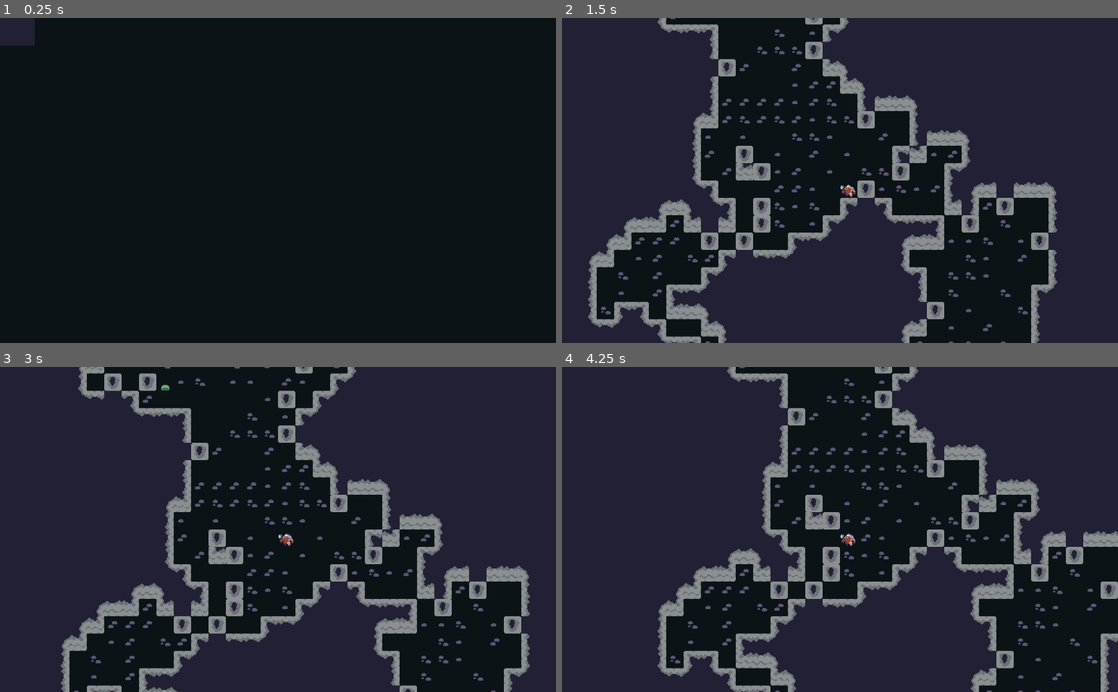
Above: before the commit, frames 1-4 (two rows, left to right).
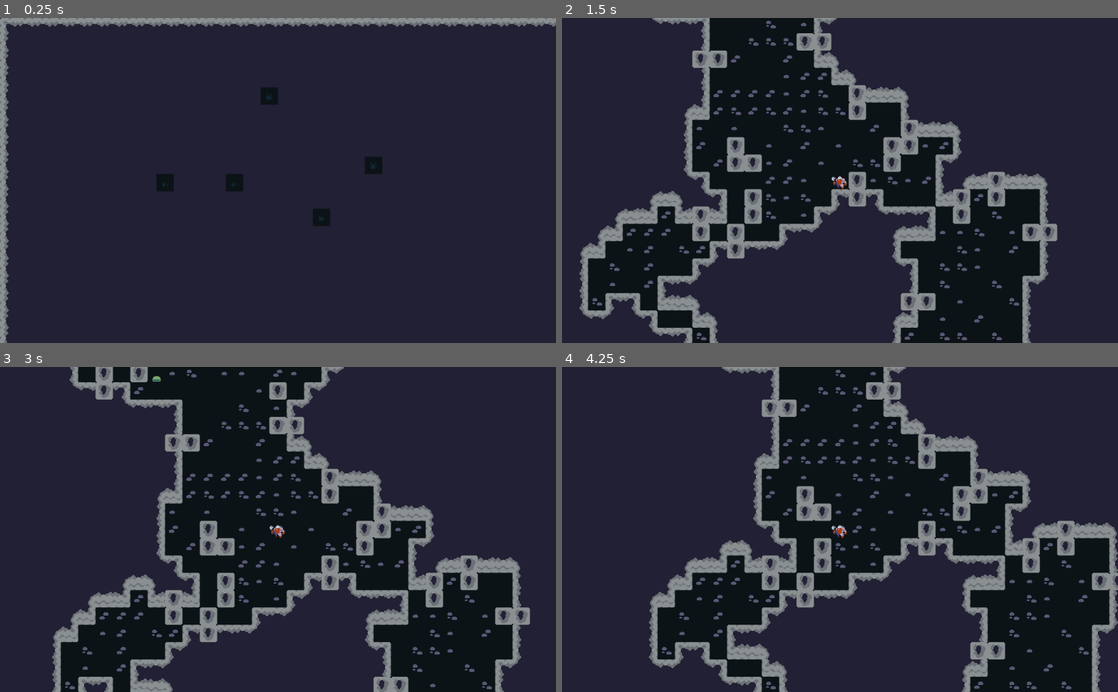
Above: after the commit, the same moments.

Repository: KaizNike/Breath-of-the-Roguelike
Game: Godot game, scene res://src/Scenes/CaveWorld.tscn
Two runs of this game, one before a commit and one after it. Both use one fixed random seed, a clock stepped at 60 frames per second and the inputs below. The project has no main scene, so this scene is started directly.
Inputs:
- Up to frame 1 (0.25 s): no input
- Up to frame 2 (1.5 s): hold C (corner_move_backright) 0.53-1.28 s; hold F (move_fall) 0.53-1.28 s; hold Z (corner_move_backleft) from 1.28 s (still down); tap R (move_rise) at 1.35 s
- Up to frame 3 (3 s): tap Enter at 2 s; release Z (corner_move_backleft) at 2.03 s; hold C (corner_move_backright) 2.03-2.78 s; hold F (move_fall) 2.03-2.78 s; tap Space at 2.75 s; hold Q (corner_move_forwardleft) from 2.78 s (still down); tap R (move_rise) at 2.85 s
- Up to frame 4 (4.25 s): tap Enter at 3.5 s; release Q (corner_move_forwardleft) at 3.53 s; hold Z (corner_move_backleft) from 3.53 s (still down); hold F (move_fall) from 3.53 s (still down)

The runs differ from the first frame. In frame 1, 99% of the frame differs, in the area x 0-100%, y 0-100%; in frame 2, 23%; in frame 3, 23%; in frame 4, 23%.

Commit message:
Basic LoS (some issues)

Diff:
--- a/Breath of The Roguelike/Testing/Actors/ActorTest.gd
+++ b/Breath of The Roguelike/Testing/Actors/ActorTest.gd
@@ -61,7 +61,7 @@
 		var oldVec3 = celVec3
 		celVec3 = destVec3
 #		position = (Vector2(celVec3.x,celVec3.y) * Globals.cellSize) + Vector2(8,8)
-		position = worldPos
+		position = worldPos + Vector2(16,16)
 		print("@: Origin:",oldVec3," Dest:",destVec3," Pos:", position)
 		moveAllows = 0
 	else:
@@ -71,4 +71,5 @@
 
 func update_pos_from_map(pos, checkId):
 	if id == checkId:
-		position = pos
+		position = pos + Vector2(16,16)
+		print("Pos change: ", position)
--- a/Breath of The Roguelike/Testing/Actors/PlayerTest.tscn
+++ b/Breath of The Roguelike/Testing/Actors/PlayerTest.tscn
@@ -1,6 +1,9 @@
-[gd_scene load_steps=2 format=2]
+[gd_scene load_steps=5 format=2]
 
 [ext_resource path="res://Testing/Actors/PlayerTest.gd" type="Script" id=1]
+[ext_resource path="res://Assets/LightWhite.png" type="Texture" id=2]
+[ext_resource path="res://Assets/LightWhiteOutline.png" type="Texture" id=3]
+[ext_resource path="res://Assets/Light.png" type="Texture" id=4]
 
 [node name="PlayerTest" type="Node2D"]
 script = ExtResource( 1 )
@@ -13,4 +16,30 @@
 [node name="Camera2D" type="Camera2D" parent="."]
 current = true
 
+[node name="Light2D" type="Light2D" parent="."]
+visible = false
+texture = ExtResource( 3 )
+texture_scale = 32.0
+mode = 3
+range_layer_max = 2
+range_item_cull_mask = 2
+shadow_item_cull_mask = 3
+
+[node name="WallHider" type="Light2D" parent="."]
+visible = false
+texture = ExtResource( 2 )
+texture_scale = 32.0
+energy = 0.8
+mode = 3
+range_layer_min = -1
+shadow_enabled = true
+shadow_gradient_length = 1.0
+shadow_filter = 1
+shadow_filter_smooth = 0.1
+
+[node name="Sprite" type="Sprite" parent="."]
+visible = false
+scale = Vector2( 32, 32 )
+texture = ExtResource( 4 )
+
 [connection signal="timeout" from="MoveActionHeldTimer" to="." method="_on_MoveActionHeldTimer_timeout"]
--- a/Breath of The Roguelike/Testing/Tiles/32RoguesWallTiles.tres
+++ b/Breath of The Roguelike/Testing/Tiles/32RoguesWallTiles.tres
@@ -1,6 +1,48 @@
-[gd_resource type="TileSet" load_steps=2 format=2]
+[gd_resource type="TileSet" load_steps=16 format=2]
 
 [ext_resource path="res://Assets/32rogues-spriteset/experimental/experimental-tiles.png" type="Texture" id=1]
+
+[sub_resource type="OccluderPolygon2D" id=1]
+polygon = PoolVector2Array( 32, 32, 0, 32, 0, 16, 32, 16 )
+
+[sub_resource type="OccluderPolygon2D" id=2]
+polygon = PoolVector2Array( 32, 0, 32, 0, 0, 0, 0, 32, 16, 32, 16, 16, 32, 0, 0, 0, 0, 32, 16, 32, 16, 16 )
+
+[sub_resource type="OccluderPolygon2D" id=3]
+polygon = PoolVector2Array( 32, 16, 16, 16, 16, 0, 32, 0 )
+
+[sub_resource type="OccluderPolygon2D" id=4]
+polygon = PoolVector2Array( 32, 32, 0, 32, 0, 0, 32, 0 )
+
+[sub_resource type="OccluderPolygon2D" id=5]
+polygon = PoolVector2Array( 0, 0, 0, 0, 32, 0, 32, 6.74489, 0, 7.07979 )
+
+[sub_resource type="OccluderPolygon2D" id=6]
+polygon = PoolVector2Array( 16, 0, 16, 0, 32, 0, 32, 32, 0, 32, 0, 16, 16, 16 )
+
+[sub_resource type="OccluderPolygon2D" id=7]
+polygon = PoolVector2Array( 32, 32, 16, 32, 16, 16, 32, 16 )
+
+[sub_resource type="OccluderPolygon2D" id=15]
+polygon = PoolVector2Array( 32, 32, 0, 32, 0, 0, 32, 0 )
+
+[sub_resource type="OccluderPolygon2D" id=9]
+polygon = PoolVector2Array( 32, 32, 16, 32, 16, 0, 32, 0 )
+
+[sub_resource type="OccluderPolygon2D" id=10]
+polygon = PoolVector2Array( 0, 0, 0, 0, 0, 32, 32, 32, 32, 16, 16, 0 )
+
+[sub_resource type="OccluderPolygon2D" id=11]
+polygon = PoolVector2Array( 0.94812, 0, 0.61322, 0.0124359, 0, 6.37549, 16.6883, 8.04999, 19.0326, 0 )
+
+[sub_resource type="OccluderPolygon2D" id=12]
+polygon = PoolVector2Array( 16, 32, 0, 32, 0, 0, 16, 0 )
+
+[sub_resource type="OccluderPolygon2D" id=13]
+polygon = PoolVector2Array( 0, 0, 0, 0, 16, 16, 16, 32, 32, 32, 32, 16, 32, 0 )
+
+[sub_resource type="OccluderPolygon2D" id=14]
+polygon = PoolVector2Array( 0, 32, 16, 32, 16, 16, 0, 16 )
 
 [resource]
 0/name = "experimental-tiles.png 0"
@@ -11,14 +53,14 @@
 0/tile_mode = 1
 0/autotile/bitmask_mode = 1
 0/autotile/bitmask_flags = [ Vector2( 0, 0 ), 504, Vector2( 0, 1 ), 255, Vector2( 0, 2 ), 54, Vector2( 0, 3 ), 511, Vec …(214 unchanged characters)…
-0/autotile/icon_coordinate = Vector2( 0, 0 )
+0/autotile/icon_coordinate = Vector2( 1, 3 )
 0/autotile/tile_size = Vector2( 32, 32 )
 0/autotile/spacing = 0
-0/autotile/occluder_map = [  ]
+0/autotile/occluder_map = [ Vector2( 0, 0 ), SubResource( 1 ), Vector2( 0, 1 ), SubResource( 2 ), Vector2( 0, 2 ), SubResource( 3 ), Vector2( 0, 3 ), SubResource( 4 ), Vector2( 1, 0 ), SubResource( 5 ), Vector2( 1, 1 ), SubResource( 6 ), Vector2( 1, 2 ), SubResource( 7 ), Vector2( 1, 3 ), SubResource( 15 ), Vector2( 2, 0 ), SubResource( 9 ), Vector2( 2, 1 ), SubResource( 10 ), Vector2( 2, 2 ), SubResource( 11 ), Vector2( 3, 0 ), SubResource( 12 ), Vector2( 3, 1 ), SubResource( 13 ), Vector2( 3, 2 ), SubResource( 14 ) ]
 0/autotile/navpoly_map = [  ]
 0/autotile/priority_map = [  ]
 0/autotile/z_index_map = [  ]
-0/autotile/fallback_mode = 0
+0/autotile/fallback_mode = 1
 0/occluder_offset = Vector2( 0, 0 )
 0/navigation_offset = Vector2( 0, 0 )
 0/shape_offset = Vector2( 0, 0 )
--- a/Breath of The Roguelike/src/Scenes/CaveWorld.tscn
+++ b/Breath of The Roguelike/src/Scenes/CaveWorld.tscn
@@ -6,6 +6,12 @@
 [ext_resource path="res://Testing/Tiles/32RoguesActorMap.tscn" type="PackedScene" id=4]
 [ext_resource path="res://Testing/Actors/ActorTest.tscn" type="PackedScene" id=5]
 [ext_resource path="res://Testing/Actors/PlayerTest.tscn" type="PackedScene" id=6]
+
+[sub_resource type="OpenSimplexNoise" id=1]
+
+[sub_resource type="NoiseTexture" id=2]
+seamless = true
+noise = SubResource( 1 )
 
 [node name="CaveWorld" type="Node"]
 script = ExtResource( 2 )
@@ -16,7 +22,6 @@
 
 [node name="Camera2D" type="Camera2D" parent="."]
 anchor_mode = 0
-current = true
 zoom = Vector2( 50, 50 )
 
 [node name="32RoguesFloorTiles" parent="." instance=ExtResource( 3 )]
@@ -24,3 +29,25 @@
 [node name="Actors" type="Node" parent="."]
 
 [node name="32RoguesActorMap" parent="." instance=ExtResource( 4 )]
+
+[node name="CanvasLayer" type="CanvasLayer" parent="."]
+visible = false
+
+[node name="TextureRect" type="TextureRect" parent="CanvasLayer"]
+visible = false
+modulate = Color( 0.133333, 0.12549, 0.203922, 1 )
+light_mask = 2
+anchor_right = 1.0
+anchor_bottom = 1.0
+texture = SubResource( 2 )
+expand = true
+
+[node name="CanvasLayer2" type="CanvasLayer" parent="."]
+layer = -1
+visible = false
+
+[node name="ColorRect" type="ColorRect" parent="CanvasLayer2"]
+visible = false
+anchor_right = 1.0
+anchor_bottom = 1.0
+color = Color( 0.0470588, 0.0745098, 0.0901961, 1 )
Binary file added: Breath of The Roguelike/Assets/Light.png
Binary file added: Breath of The Roguelike/Assets/LightWhite.png
Not shown, added: Breath of The Roguelike/Assets/LightWhite.png.import
Binary file added: Breath of The Roguelike/Assets/LightWhite2.png
Not shown, added: Breath of The Roguelike/Assets/LightWhite2.png.import
Binary file added: Breath of The Roguelike/Assets/LightWhiteOutline.png
Not shown, added: Breath of The Roguelike/Assets/LightWhiteOutline.png.import
Not shown: 1 places in Breath of The Roguelike/src/Scenes/CaveWorld.tscn that only renumber resources
